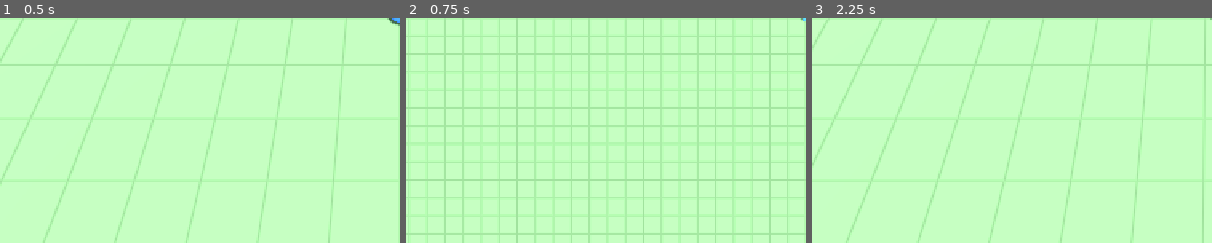
Above: before the commit, frames 1-3 (left to right).
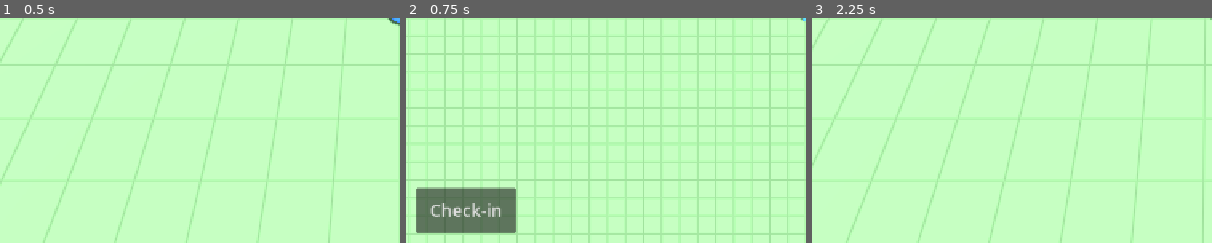
Above: after the commit, the same moments.

Repository: jakobmaier16-pixel/airport-idle
Game: Godot game, scene res://scenes/main/main.tscn
Same seed, same stepped clock (60 frames per second), same inputs: the game is played once before the commit and once after it.
Inputs (mouse positions are % of the whole screen's width and height, from its top left):
- Up to frame 1 (0.5 s): no input
- Up to frame 2 (0.75 s): click "Build" at 0.5 s
- Up to frame 3 (2.25 s): click "Manager" at 1.25 s; tap Enter at 2 s; move the mouse to (72, 45) at 2.02 s; hold D (move_right) from 2.03 s (still down); click (72, 45) at 2.17 s
The pictures show only the part of the screen within x 0-50%, y 50-100%; the shares and areas given below are measured in that part.

Frame 1 is identical in both runs. In frame 2, 5.1% of the frame differs, in the area x 2-28%, y 75-96%; in frame 3, nothing differs.

Commit message:
Place and rotate buildings in the build view
- Build menu (bottom left) with one button per building type
- Placement: tap the map to move a green/red preview, Rotate / Cancel /
  Place buttons (bottom right); Place only works on free cells
- BuildingLayer draws placeholder boxes with a roof strip marking the
  front; buildings are solid for the manager
- Leaving the build view cancels a placement
- Shared HUD theme for touch-sized buttons

Co-Authored-By: Claude Opus 5.5 <noreply@anthropic.com>

Diff:
--- a/scenes/build/build_mode.gd
+++ b/scenes/build/build_mode.gd
@@ -1,22 +1,37 @@
 class_name BuildMode
 extends Node3D
-## Build view logic: turns taps on the screen into grid cells. For now, tapping a cell highlights it.
-## Placing and rotating buildings will live here later.
+## Build view logic (design doc §7.1a): pick a building type, tap the map to move the preview,
+## rotate it, then place or cancel. Without an active placement, tapping a cell highlights it.
 
-signal cell_selected(cell: Vector2i)
+## Emitted whenever placement starts, ends, or the preview moves (so the HUD can update its buttons).
+signal placement_changed(is_placing: bool, can_place: bool)
 
 ## The camera used to find which cell was tapped.
 @export var camera: BuildCamera
+## Building types offered in the build menu.
+@export var building_types: Array[BuildingType] = []
+@export var valid_color: Color = Color(0.3, 0.9, 0.4, 0.55)
+@export var invalid_color: Color = Color(0.95, 0.3, 0.25, 0.55)
 
-## Only reacts to taps while the build view is open. The highlight is hidden otherwise.
+## Only reacts to taps while the build view is open. Leaving the build view cancels a placement.
 var active: bool = false:
 	set(value):
 		active = value
-		if is_node_ready():
-			_highlight.visible = active and has_selection
+		if not active:
+			cancel_placement()
+		_update_highlight()
 
 var has_selection: bool = false
 var selected_cell: Vector2i = Vector2i.ZERO
+
+var _placing_type: BuildingType = null
+var _placing_rotation: int = 0
+# The cell the player tapped; the footprint is centered on it (as far as the map edge allows).
+var _placing_center_cell: Vector2i = Vector2i.ZERO
+var _placing_origin: Vector2i = Vector2i.ZERO
+var _preview: BuildingVisual = null
+var _preview_material: StandardMaterial3D
+var _preview_front_material: StandardMaterial3D
 
 @onready var _highlight: MeshInstance3D = $CellHighlight
 
@@ -24,7 +39,47 @@
 func _ready() -> void:
 	(_highlight.mesh as PlaneMesh).size = Vector2.ONE * Airport.grid.cell_size
 	_highlight.visible = false
+	_preview_material = _make_transparent_material(valid_color)
+	_preview_front_material = _make_transparent_material(Color(0.1, 0.1, 0.1, 0.6))
 	TouchGestures.tapped.connect(_on_tapped)
+
+
+func is_placing() -> bool:
+	return _placing_type != null
+
+
+func start_placement(type: BuildingType) -> void:
+	cancel_placement()
+	_placing_type = type
+	_placing_rotation = 0
+	_preview = BuildingVisual.new()
+	_preview.setup(type, Airport.grid.cell_size, _preview_material, _preview_front_material, false)
+	# Slightly larger than the real building, so it doesn't flicker where it overlaps one.
+	_preview.scale = Vector3.ONE * 1.02
+	add_child(_preview)
+	# Start in the middle of what the camera currently shows.
+	var view_center := Vector3(camera.position.x, 0.0, camera.position.z)
+	_move_preview(Airport.grid.world_to_cell(view_center))
+	_update_highlight()
+
+
+func rotate_placement() -> void:
+	if not is_placing():
+		return
+	_placing_rotation = (_placing_rotation + 1) % 4
+	_move_preview(_placing_center_cell)
+
+
+func confirm_placement() -> void:
+	if not is_placing():
+		return
+	if Airport.place_building(_placing_type, _placing_origin, _placing_rotation) != null:
+		_end_placement()
+
+
+func cancel_placement() -> void:
+	if is_placing():
+		_end_placement()
 
 
 func select_cell(cell: Vector2i) -> void:
@@ -32,19 +87,62 @@
 	selected_cell = cell
 	# Slightly above the ground so it doesn't flicker against the ground surface.
 	_highlight.position = Airport.grid.cell_to_world(cell) + Vector3(0.0, 0.02, 0.0)
-	_highlight.visible = active
-	cell_selected.emit(cell)
+	_update_highlight()
 
 
 func _on_tapped(screen_position: Vector2) -> void:
 	if not active or not camera:
 		return
+	var cell: Variant = _cell_at_screen_position(screen_position)
+	if cell == null:
+		return
+	if is_placing():
+		_move_preview(cell)
+	else:
+		select_cell(cell)
+
+
+func _move_preview(center_cell: Vector2i) -> void:
+	_placing_center_cell = center_cell
+	var grid := Airport.grid
+	var size := Building.rotated_size(_placing_type.footprint, _placing_rotation)
+	# Keep the whole footprint on the map, so the preview never hangs over the edge.
+	_placing_origin = (center_cell - (size - Vector2i.ONE) / 2).clamp(Vector2i.ZERO, grid.size - size)
+	_preview.place_on_grid(grid, _placing_type.footprint, _placing_origin, _placing_rotation)
+	var can_place := Airport.can_place(_placing_type, _placing_origin, _placing_rotation)
+	_preview_material.albedo_color = valid_color if can_place else invalid_color
+	placement_changed.emit(true, can_place)
+
+
+func _end_placement() -> void:
+	_placing_type = null
+	if _preview:
+		_preview.queue_free()
+		_preview = null
+	_update_highlight()
+	placement_changed.emit(false, false)
+
+
+# Returns the grid cell under a screen position, or null if it's off the map.
+func _cell_at_screen_position(screen_position: Vector2) -> Variant:
 	# Shoot a ray from the camera through the tapped pixel and see where it hits the ground.
 	var ray_origin := camera.project_ray_origin(screen_position)
 	var ray_direction := camera.project_ray_normal(screen_position)
 	var hit: Variant = Plane(Vector3.UP, 0.0).intersects_ray(ray_origin, ray_direction)
 	if hit == null:
-		return
+		return null
 	var cell := Airport.grid.world_to_cell(hit as Vector3)
-	if Airport.grid.is_inside(cell):
-		select_cell(cell)
+	return cell if Airport.grid.is_inside(cell) else null
+
+
+func _update_highlight() -> void:
+	if is_node_ready():
+		_highlight.visible = active and has_selection and not is_placing()
+
+
+func _make_transparent_material(color: Color) -> StandardMaterial3D:
+	var material := StandardMaterial3D.new()
+	material.transparency = BaseMaterial3D.TRANSPARENCY_ALPHA
+	material.shading_mode = BaseMaterial3D.SHADING_MODE_UNSHADED
+	material.albedo_color = color
+	return material
--- a/scenes/build/build_mode.tscn
+++ b/scenes/build/build_mode.tscn
@@ -1,6 +1,8 @@
 [gd_scene format=3]
 
 [ext_resource type="Script" path="res://scenes/build/build_mode.gd" id="1_build_mode"]
+[ext_resource type="Script" path="res://scripts/resources/building_type.gd" id="2_building_type"]
+[ext_resource type="Resource" path="res://data/buildings/check_in.tres" id="3_check_in"]
 
 [sub_resource type="StandardMaterial3D" id="StandardMaterial3D_highlight"]
 transparency = 1
@@ -13,6 +15,7 @@
 
 [node name="BuildMode" type="Node3D"]
 script = ExtResource("1_build_mode")
+building_types = Array[ExtResource("2_building_type")]([ExtResource("3_check_in")])
 
 [node name="CellHighlight" type="MeshInstance3D" parent="."]
 cast_shadow = 0
--- /dev/null
+++ b/scenes/buildings/building_layer.gd
@@ -0,0 +1,35 @@
+class_name BuildingLayer
+extends Node3D
+## Visual layer for buildings: creates a 3D placeholder for every building in the simulation.
+## It only reads simulation data and never changes it.
+
+const FRONT_COLOR: Color = Color(0.15, 0.17, 0.2)
+
+# One material per building type, shared by all buildings of that type (fewer draw-state changes).
+var _materials: Dictionary[BuildingType, StandardMaterial3D] = {}
+var _front_material: StandardMaterial3D
+
+
+func _ready() -> void:
+	_front_material = StandardMaterial3D.new()
+	_front_material.albedo_color = FRONT_COLOR
+	for building in Airport.buildings:
+		_add_visual(building)
+	Airport.building_placed.connect(_add_visual)
+
+
+func _add_visual(building: Building) -> void:
+	var cell_size := Airport.grid.cell_size
+	var visual := BuildingVisual.new()
+	visual.setup(building.type, cell_size, _material_for(building.type), _front_material)
+	visual.place_on_grid(Airport.grid, building.type.footprint, building.origin_cell, building.rotation_steps)
+	visual.add_collision(building.type, cell_size)
+	add_child(visual)
+
+
+func _material_for(type: BuildingType) -> StandardMaterial3D:
+	if not _materials.has(type):
+		var material := StandardMaterial3D.new()
+		material.albedo_color = type.color
+		_materials[type] = material
+	return _materials[type]
--- /dev/null
+++ b/scenes/buildings/building_visual.gd
@@ -0,0 +1,53 @@
+class_name BuildingVisual
+extends Node3D
+## Placeholder 3D look of one building: a box, plus a dark strip on the roof along the front side
+## so the rotation is visible from both cameras. Used for placed buildings and for the preview.
+
+## Depth of the front strip in meters.
+const FRONT_STRIP_DEPTH: float = 0.5
+const FRONT_STRIP_THICKNESS: float = 0.05
+
+
+## Builds the meshes. Call once, right after creating the node.
+func setup(type: BuildingType, cell_size: float, body_material: Material, front_material: Material,
+		cast_shadows: bool = true) -> void:
+	var size := Vector3(type.footprint.x * cell_size, type.height, type.footprint.y * cell_size)
+
+	var body_mesh := BoxMesh.new()
+	body_mesh.size = size
+	body_mesh.material = body_material
+	_add_mesh(body_mesh, Vector3(0.0, size.y * 0.5, 0.0), cast_shadows)
+
+	# The front is the -Z side of the unrotated building (design doc §7.1a).
+	var front_mesh := BoxMesh.new()
+	front_mesh.size = Vector3(size.x, FRONT_STRIP_THICKNESS, FRONT_STRIP_DEPTH)
+	front_mesh.material = front_material
+	_add_mesh(front_mesh, Vector3(0.0, size.y, -size.z * 0.5 + FRONT_STRIP_DEPTH * 0.5), false)
+
+
+## Moves and rotates the visual to match a footprint on the grid.
+func place_on_grid(grid: AirportGrid, footprint: Vector2i, origin_cell: Vector2i, rotation_steps: int) -> void:
+	position = grid.block_center(origin_cell, Building.rotated_size(footprint, rotation_steps))
+	# Godot rotates counter-clockwise (seen from above) for positive angles; our steps are clockwise.
+	rotation.y = -rotation_steps * PI * 0.5
+
+
+## Makes the building solid, so the manager can't walk through it.
+func add_collision(type: BuildingType, cell_size: float) -> void:
+	var body := StaticBody3D.new()
+	var shape := CollisionShape3D.new()
+	var box := BoxShape3D.new()
+	box.size = Vector3(type.footprint.x * cell_size, type.height, type.footprint.y * cell_size)
+	shape.shape = box
+	shape.position.y = type.height * 0.5
+	body.add_child(shape)
+	add_child(body)
+
+
+func _add_mesh(mesh: Mesh, offset: Vector3, cast_shadows: bool) -> void:
+	var instance := MeshInstance3D.new()
+	instance.mesh = mesh
+	instance.position = offset
+	if not cast_shadows:
+		instance.cast_shadow = GeometryInstance3D.SHADOW_CASTING_SETTING_OFF
+	add_child(instance)
--- a/scenes/main/main.gd
+++ b/scenes/main/main.gd
@@ -15,6 +15,12 @@
 
 func _ready() -> void:
 	_hud.view_toggle_pressed.connect(_on_view_toggle_pressed)
+	_hud.setup_build_menu(_build_mode.building_types)
+	_hud.building_type_selected.connect(_build_mode.start_placement)
+	_hud.rotate_pressed.connect(_build_mode.rotate_placement)
+	_hud.place_pressed.connect(_build_mode.confirm_placement)
+	_hud.cancel_pressed.connect(_build_mode.cancel_placement)
+	_build_mode.placement_changed.connect(_hud.set_placement_state)
 	_set_view(View.MANAGER)
 
 
@@ -35,6 +41,7 @@
 	_manager.input_enabled = not building
 	_hud.joystick.enabled = not building
 	_build_mode.active = building
+	_hud.set_build_view_open(building)
 	# Build view: adding a second finger turns a pan into a pinch.
 	# Manager view: a second finger must never interrupt the joystick.
 	TouchGestures.pinch_cancels_drag = building
--- a/scenes/main/main.tscn
+++ b/scenes/main/main.tscn
@@ -7,6 +7,7 @@
 [ext_resource type="PackedScene" path="res://scenes/camera/build_camera.tscn" id="5_build_camera"]
 [ext_resource type="PackedScene" path="res://scenes/build/build_mode.tscn" id="6_build_mode"]
 [ext_resource type="Script" path="res://scenes/main/main.gd" id="7_main"]
+[ext_resource type="Script" path="res://scenes/buildings/building_layer.gd" id="8_building_layer"]
 
 [sub_resource type="ProceduralSkyMaterial" id="ProceduralSkyMaterial_sky"]
 
@@ -31,6 +32,9 @@
 
 [node name="Ground" parent="." instance=ExtResource("1_ground")]
 
+[node name="Buildings" type="Node3D" parent="."]
+script = ExtResource("8_building_layer")
+
 [node name="Manager" parent="." node_paths=PackedStringArray("joystick") instance=ExtResource("2_manager")]
 joystick = NodePath("../HUD/SafeArea/TouchJoystick")
 
--- a/scenes/ui/hud.gd
+++ b/scenes/ui/hud.gd
@@ -1,16 +1,63 @@
 class_name Hud
 extends CanvasLayer
 ## On-screen UI for both views. Everything sits inside the SafeArea container.
+## The HUD only shows state and reports button presses; main.gd connects it to the game.
 
 signal view_toggle_pressed
+signal building_type_selected(type: BuildingType)
+signal rotate_pressed
+signal place_pressed
+signal cancel_pressed
+
+## Smallest size for touch buttons, in UI pixels (Apple recommends at least 44 pt).
+const BUTTON_MIN_SIZE: Vector2 = Vector2(160, 72)
+
+var _build_view_open: bool = false
+var _is_placing: bool = false
 
 @onready var joystick: TouchJoystick = $SafeArea/TouchJoystick
 @onready var _view_button: Button = $SafeArea/ViewButton
+@onready var _build_menu: HBoxContainer = $SafeArea/BuildMenu
+@onready var _placement_bar: HBoxContainer = $SafeArea/PlacementBar
+@onready var _place_button: Button = $SafeArea/PlacementBar/PlaceButton
 
 
 func _ready() -> void:
 	_view_button.pressed.connect(view_toggle_pressed.emit)
+	$SafeArea/PlacementBar/RotateButton.pressed.connect(rotate_pressed.emit)
+	_place_button.pressed.connect(place_pressed.emit)
+	$SafeArea/PlacementBar/CancelButton.pressed.connect(cancel_pressed.emit)
+	_update_visibility()
+
+
+## Creates one build menu button per building type.
+func setup_build_menu(types: Array[BuildingType]) -> void:
+	for child in _build_menu.get_children():
+		child.queue_free()
+	for type in types:
+		var button := Button.new()
+		button.text = type.display_name
+		button.custom_minimum_size = BUTTON_MIN_SIZE
+		button.focus_mode = Control.FOCUS_NONE
+		button.pressed.connect(building_type_selected.emit.bind(type))
+		_build_menu.add_child(button)
 
 
 func set_view_button_text(text: String) -> void:
 	_view_button.text = text
+
+
+func set_build_view_open(open: bool) -> void:
+	_build_view_open = open
+	_update_visibility()
+
+
+func set_placement_state(is_placing: bool, can_place: bool) -> void:
+	_is_placing = is_placing
+	_place_button.disabled = not can_place
+	_update_visibility()
+
+
+func _update_visibility() -> void:
+	_build_menu.visible = _build_view_open and not _is_placing
+	_placement_bar.visible = _build_view_open and _is_placing
--- a/scenes/ui/hud.tscn
+++ b/scenes/ui/hud.tscn
@@ -3,6 +3,10 @@
 [ext_resource type="Script" path="res://scenes/ui/hud.gd" id="1_hud"]
 [ext_resource type="Script" path="res://scenes/ui/safe_area_container.gd" id="2_safe_area"]
 [ext_resource type="PackedScene" path="res://scenes/ui/touch_joystick.tscn" id="3_joystick"]
+
+[sub_resource type="Theme" id="Theme_hud"]
+default_font_size = 28
+BoxContainer/constants/separation = 16
 
 [node name="HUD" type="CanvasLayer"]
 script = ExtResource("1_hud")
@@ -14,6 +18,7 @@
 grow_horizontal = 2
 grow_vertical = 2
 mouse_filter = 2
+theme = SubResource("Theme_hud")
 script = ExtResource("2_safe_area")
 
 [node name="TouchJoystick" parent="SafeArea" instance=ExtResource("3_joystick")]
@@ -25,5 +30,34 @@
 size_flags_horizontal = 8
 size_flags_vertical = 0
 focus_mode = 0
-theme_override_font_sizes/font_size = 28
 text = "Build"
+
+[node name="BuildMenu" type="HBoxContainer" parent="SafeArea"]
+layout_mode = 2
+size_flags_horizontal = 0
+size_flags_vertical = 8
+mouse_filter = 2
+
+[node name="PlacementBar" type="HBoxContainer" parent="SafeArea"]
+layout_mode = 2
+size_flags_horizontal = 8
+size_flags_vertical = 8
+mouse_filter = 2
+
+[node name="RotateButton" type="Button" parent="SafeArea/PlacementBar"]
+custom_minimum_size = Vector2(160, 72)
+layout_mode = 2
+focus_mode = 0
+text = "Rotate"
+
+[node name="CancelButton" type="Button" parent="SafeArea/PlacementBar"]
+custom_minimum_size = Vector2(160, 72)
+layout_mode = 2
+focus_mode = 0
+text = "Cancel"
+
+[node name="PlaceButton" type="Button" parent="SafeArea/PlacementBar"]
+custom_minimum_size = Vector2(160, 72)
+layout_mode = 2
+focus_mode = 0
+text = "Place"
Not shown, added: scenes/buildings/building_layer.gd.uid
Not shown, added: scenes/buildings/building_visual.gd.uid
Not shown, changed: CLAUDE.md
